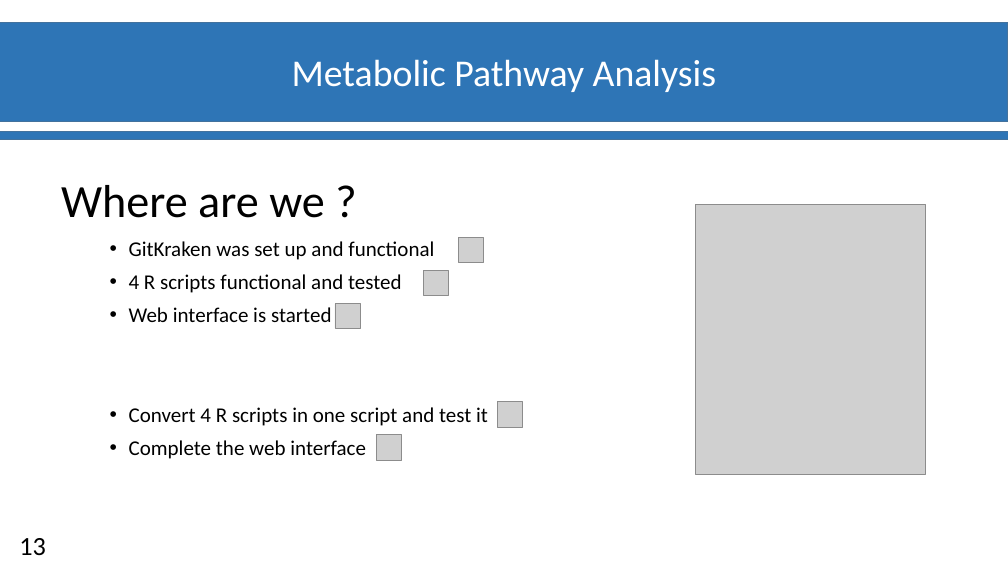
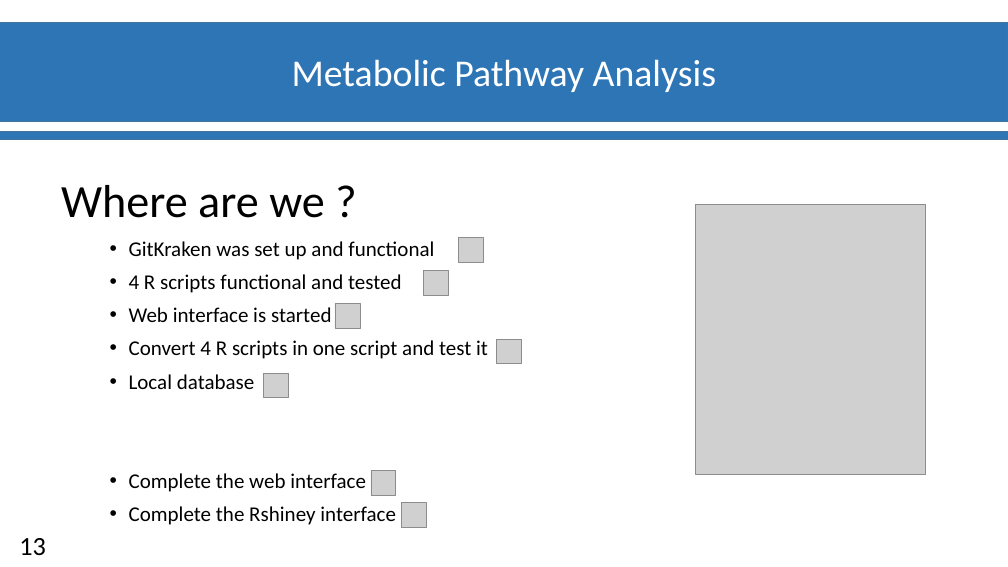
Before and after one commit to materrien/Projet-INSERM, a slide deck: slide 14 of Slides/Diapos_Suivit_projet.pptx. Drawn at 1008x567 pixels with LibreOffice and Linux fonts; fonts in the diff are those of the drawing; grey boxes stand for pictures; background and template pictures are left out. Boxes give left, top, right and bottom in pixels: in the first picture for what was removed or moved away, otherwise in the second. Text is boxed around its words. In the diff, an @@ line names an element or a change of style, - is before the commit and + after.

```diff
--- a/Slides/Diapos_Suivit_projet.pptx
+++ b/Slides/Diapos_Suivit_projet.pptx
@@ picture added at [497,340,522,364] @@
@@ text at [129,374,255,389]: paragraph added @@
+• Local database
@@ picture added at [264,374,289,398] @@
@@ picture: place and size @@
-picture at [377,435,402,461]
+picture at [371,470,396,496]
@@ text at [129,506,396,525]: paragraph added @@
+• Complete the Rshiney interface
@@ picture: place and size @@
-picture at [498,402,523,427]
+picture at [402,502,426,528]
```
Also in this commit, not shown: 3 other slides changed, 1 other file.
